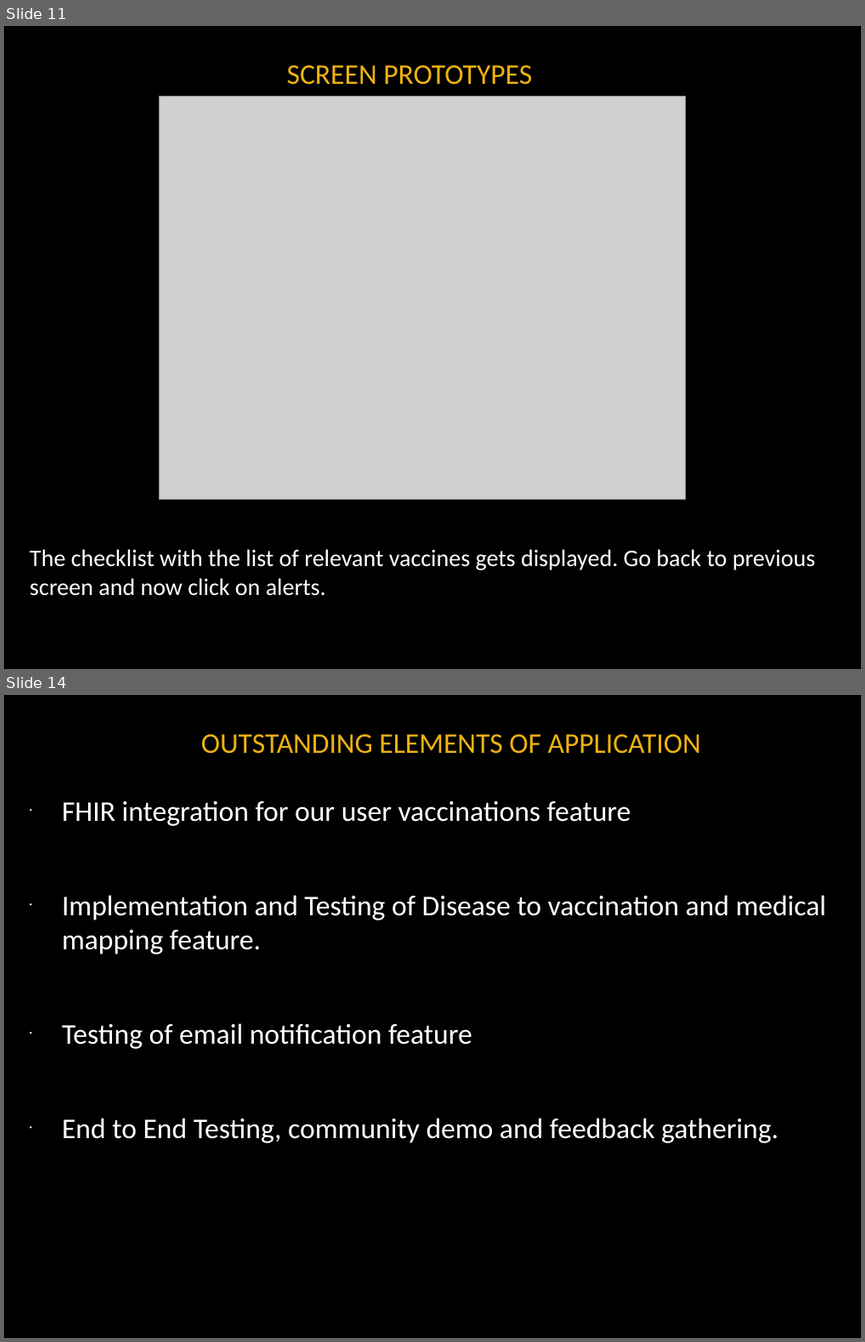
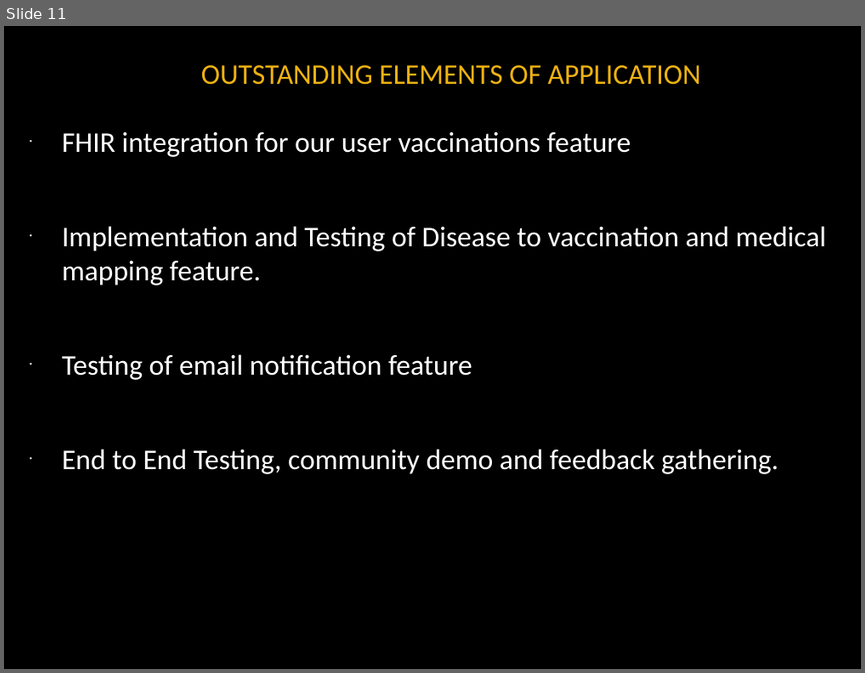
Before and after one commit to noanadler/RockStars, a slide deck: Deliverable3/Presentation/Rock_Stars_Presentation.pptx. Shown one above the other, each under a label of ours: slides 11 and 14 before the commit, slide 11 after it; the slides between them are not shown. The pictures are 865x1342 and 865x673 pixels, drawn with LibreOffice and Linux fonts; fonts in the diff are those of the drawing; grey boxes stand for pictures; background and template pictures are left out. Boxes give left, top, right and bottom in pixels: in the first picture for what was removed or moved away, otherwise in the second. Text is boxed around its words. In the diff, an @@ line names an element or a change of style, - is before the commit and + after.

```diff
--- a/Deliverable3/Presentation/Rock_Stars_Presentation.pptx
+++ b/Deliverable3/Presentation/Rock_Stars_Presentation.pptx
@@ slide 11 removed at (4, 26, 861, 669), background #000000 @@
@@ title removed at (287, 65, 532, 85) @@
-SCREEN PROTOTYPES
@@ picture removed at (159, 97, 686, 499) @@
@@ text removed at (30, 549, 816, 596) @@
-The checklist with the list of relevant vaccines gets displayed. Go back to previous screen and now click on alerts.
@@ what was slide 14 is now slide 11 @@
```
Also in this commit, not shown: 8 slides changed, 1 slide added, 3 other slides removed.
